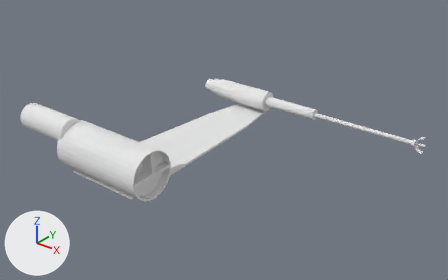
What one commit did to the OBJ model cmake-build-debug/binary/resources/models/XFighterWingL.obj.
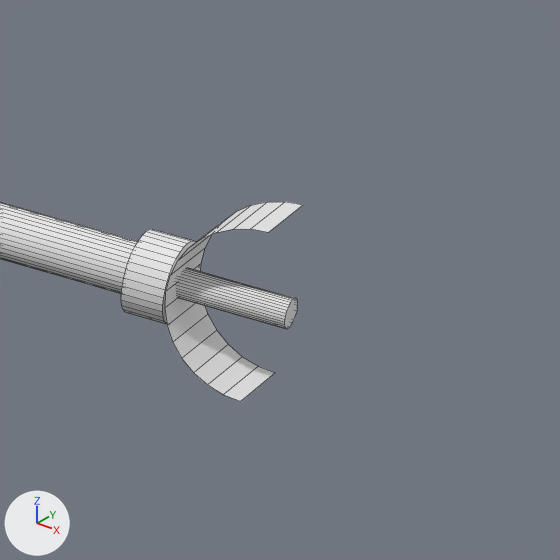
There are two pictures of each version: one whole from a 50 mm lens placed at (4.204, -4.644, 3.007), pointed at (0.542, -0.066, 0.168), one close up on the part from 89% to 100% of the width and 43% to 60% of the height. Lighting does not change. The marker at lower left points along +X, +Y and +Z. The close-ups show mesh edges as thin lines. Where no turn or scale is listed for an object, it has been applied to the vertices.
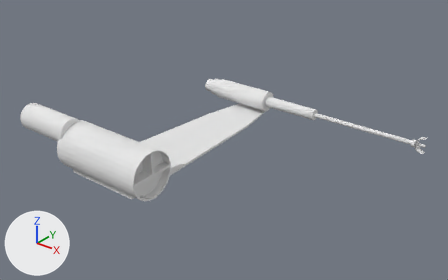
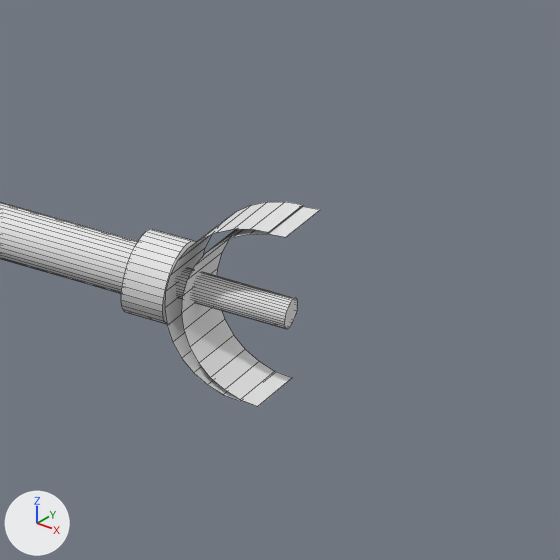
Where the change shows, as pixel boxes (x1, y1, x2, y2) in the close-ups (560 x 560 px):
'Cube.003', reshaped
    before: (0, 202, 302, 401)
    after: (0, 202, 320, 406)
part 1 of me_cube_003, added
    after: (181, 206, 320, 406)

The change in detail:
me_cube_003 has 961 vertices, 759 faces and spans x -1.17..2.23, y -1.37..1.29, z -0.05..0.5.
me_cube_003 is used by ob_cube_003; location (0.0, 0.0, 0.0).
me_cube_003 part 1: the loose piece of 34 vertices spanning x 2.13..2.21, y 1.12..1.2, z 0.06..0.23 is copied, and the copy is moved by (0.02, 0.0, 0.0); it spans x 2.14..2.23, y 1.12..1.2, z 0.06..0.23.
